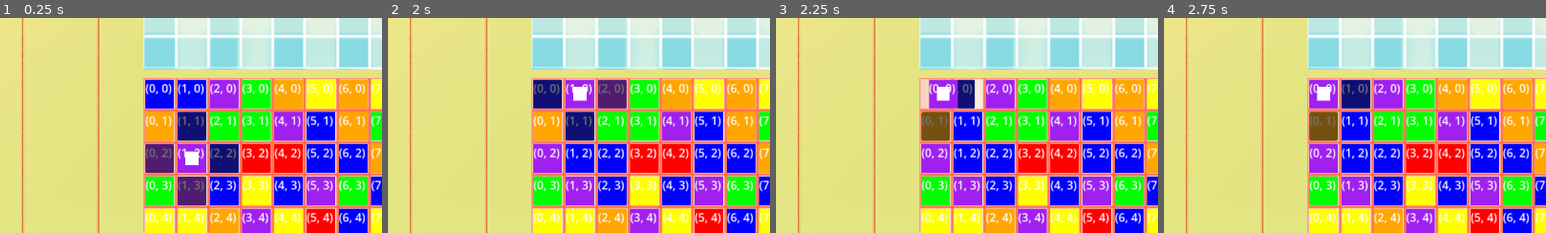
Above: before the commit, frames 1-4 (left to right).
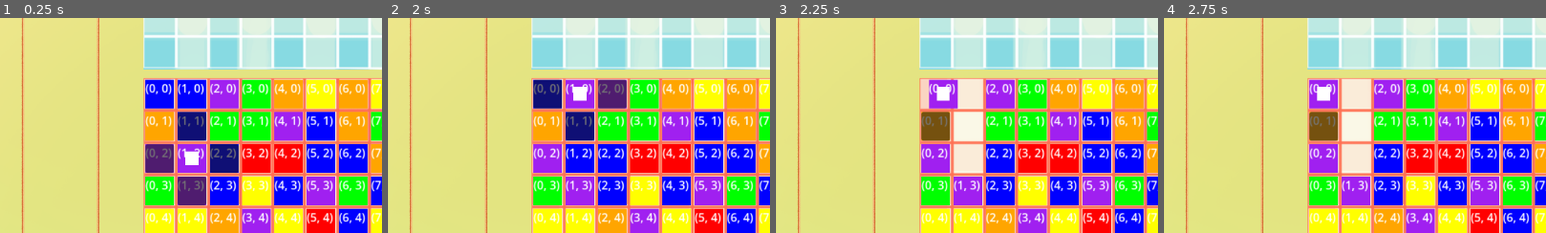
Above: after the commit, the same moments.

Repository: hulien22/gmtk2023
Game: Godot game, scene res://scenes/main.tscn
Same seed, same stepped clock (60 frames per second), same inputs: the game is played once before the commit and once after it. The project has no main scene, so this scene is started directly.
Inputs (mouse positions are % of the whole screen's width and height, from its top left):
- Up to frame 1 (0.25 s): no input
- Up to frame 2 (2 s): click (26, 37) at 0.52 s; click (26, 29) at 1.27 s
- Up to frame 3 (2.25 s): click (22, 29) at 2.02 s
- Up to frame 4 (2.75 s): no input
The pictures show only the part of the screen within x 1-51%, y 11-61%; the shares and areas given below are measured in that part.

Frames 1-2 are identical in both runs. In frame 3, 2.7% of the frame differs, in the area x 46-54%, y 28-72%; in frame 4, 3.1%.

Commit message:
tile deletion / fancy detection

Diff:
--- a/scenes/Grid.gd
+++ b/scenes/Grid.gd
@@ -44,14 +44,51 @@
 	player_posn = Vector2(p_index % height, p_index / length)
 	tiles[p_index / length][p_index % height].set_is_player(true)
 
-func check_color(posn, type):
+func check_color_x(posn, type):
 	if (posn.x >= 2):
 		if (tiles[posn.y][posn.x-1].type == type && tiles[posn.y][posn.x-2].type == type):
 			return false
+	return true
+func check_color_y(posn, type):
 	if (posn.y >= 2):
 		if (tiles[posn.y-1][posn.x].type == type && tiles[posn.y-2][posn.x].type == type):
 			return false
 	return true
+
+func check_color(posn, type):
+	if (check_color_x(posn, type)):
+		return check_color_y(posn, type)
+
+func check_for_matches():
+	# Get all tiles to destroy
+	var matches: Array[Vector2] = []
+	for h in height:
+		for w in width:
+			if (!check_color_x(tiles[h][w].posn, tiles[h][w].type)):
+				for i in 3:
+					var p = tiles[h][w - i].posn
+					if (!matches.has(p)):
+						matches.append(p)
+			if (!check_color_y(tiles[h][w].posn, tiles[h][w].type)):
+				for i in 3:
+					var p = tiles[h - i][w].posn
+					if (!matches.has(p)):
+						matches.append(p)
+
+	# Go through matches to find special matches
+	for m in matches:
+		var matches_col = 0
+		var matches_row = 0
+		for other in matches:
+			if (other.x == m.x && abs(other.y - m.y) <= 3):
+				matches_col += 1
+			if (other.y == m.y && abs(other.x - m.x) <= 3):
+				matches_row += 1
+		print("col matches: ", matches_col, "row matches: ", matches_row)
+
+	# Delete all the nodes
+	for m in matches:
+		tiles[m.y][m.x].set_type(Global.TileType.EMPTY)
 
 func posn_from_grid(grid:Vector2):
 	return grid * tile_spread
@@ -90,6 +127,12 @@
 	tiles[b.y][b.x].move(posn_from_grid(Vector2(b.x,b.y)))
 #	tiles[a.y][a.x].move(tile_b.position)
 #	tiles[b.y][b.x].move(tile_a_position)
+
+	# update player posn if we moved it
+	if (a == player_posn):
+		player_posn = b
+	elif (b == player_posn):
+		player_posn = a
 	print(tiles[a.y][a.x].position, tiles[b.y][b.x].position)
 
 func swap_player(swap_posn:Vector2):
@@ -97,8 +140,8 @@
 	#Play animation?
 
 	swap_tiles(player_posn, swap_posn)
-	player_posn = swap_posn
 	print(player_posn)
 	# check for matches
+	check_for_matches()
 
 	set_clickable_tiles()
--- a/scenes/Tile.gd
+++ b/scenes/Tile.gd
@@ -1,6 +1,6 @@
 extends Node2D
 
-# POSITION is (row, column)
+# POSITION is (column, row)
 var posn: Vector2 = Vector2.ZERO
 var is_player: bool = false
 var type: Global.TileType
@@ -25,6 +25,9 @@
 			$ColorRect.color = Color.BLUE
 		Global.TileType.PURPLE:
 			$ColorRect.color = Color.PURPLE
+		Global.TileType.EMPTY:
+			# explode and delete?
+			visible = false
 
 func copy_from(tile):
 	#posn = tile.posn
--- a/scripts/global.gd
+++ b/scripts/global.gd
@@ -8,7 +8,8 @@
 	YELLOW,
 	GREEN,
 	BLUE,
-	PURPLE
+	PURPLE,
+	EMPTY # used for deleted tiles
 }
 
 const MAX_COLOR = 6
